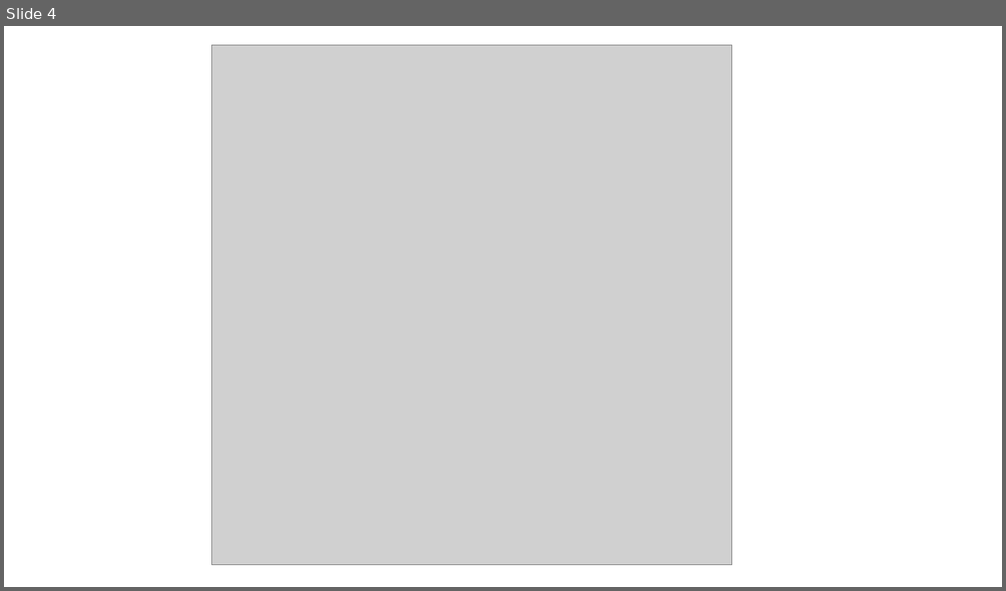
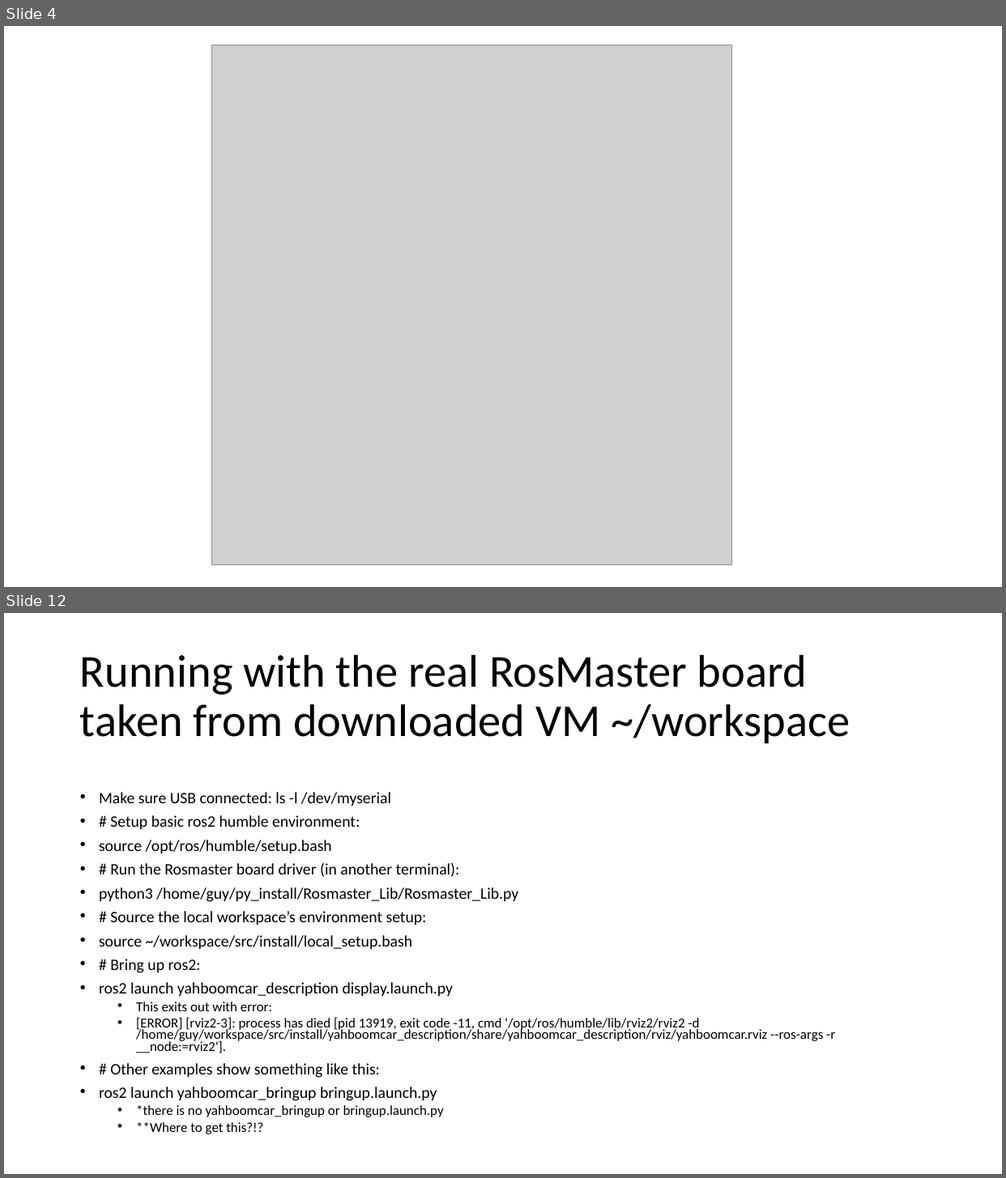
Before and after one commit to gigaprog/p_presentations, a slide deck: embedded/RobotOperatingSystem/Yahboom_ROS2_board.pptx. Shown one above the other, each under a label of ours: slide 4 before the commit, slides 4 and 12 after it; the slides between them are not shown. The pictures are 1006x591 and 1006x1178 pixels, drawn with LibreOffice and Linux fonts; fonts in the diff are those of the drawing; grey boxes stand for pictures. Boxes give left, top, right and bottom in pixels: in the first picture for what was removed or moved away, otherwise in the second. Text is boxed around its words. In the diff, an @@ line names an element or a change of style, - is before the commit and + after.

Commit message:
Updated Yahboom board ROS2

```diff
--- a/embedded/RobotOperatingSystem/Yahboom_ROS2_board.pptx
+++ b/embedded/RobotOperatingSystem/Yahboom_ROS2_board.pptx
@@ slide 12 added at box(4, 613, 1002, 1174), background #FFFFFF @@
@@ title added at box(80, 654, 850, 743), 44 pt, text #000000 @@
+Running with the real RosMaster board
+taken from downloaded VM ~/workspace
@@ text added at box(99, 792, 835, 1118), 15.4 pt, text #000000 @@
+• Make sure USB connected: ls -l /dev/myserial
+• # Setup basic ros2 humble environment:
+• source /opt/ros/humble/setup.bash
+• # Run the Rosmaster board driver (in another terminal):
+• python3 /home/guy/py_install/Rosmaster_Lib/Rosmaster_Lib.py
+• # Source the local workspace’s environment setup:
+• source ~/workspace/src/install/local_setup.bash
+• # Bring up ros2:
+• ros2 launch yahboomcar_description display.launch.py
+  • This exits out with error:
+  • [ERROR] [rviz2-3]: process has died [pid 13919, exit code -11, cmd '/opt/ros/humble/lib/rviz2/rviz2 -d /home/guy/workspace/src/install/yahboomcar_description/share/yahboomcar_description/rviz/yahboomcar.rviz --ros-args -r __node:=rviz2'].
+• # Other examples show something like this:
+• ros2 launch yahboomcar_bringup bringup.launch.py
+  • *there is no yahboomcar_bringup or bringup.launch.py
+  • **Where to get this?!?
```
Also in this commit, not shown: 1 slide changed, 6 other slides added, 1 slide removed, 1 other file.
